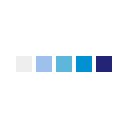
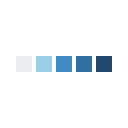
Layered file, before and after one edit (128×128). Changes by layer:
painted on "長方形 5", unmasked it over bbox(76, 56, 92, 72)
painted on "長方形 4", unmasked it over bbox(56, 56, 72, 72)
painted on "長方形 3", unmasked it over bbox(36, 56, 52, 72)
painted on "長方形 2", unmasked it over bbox(96, 56, 112, 72)
painted on "長方形 1", unmasked it over bbox(16, 56, 32, 72)
